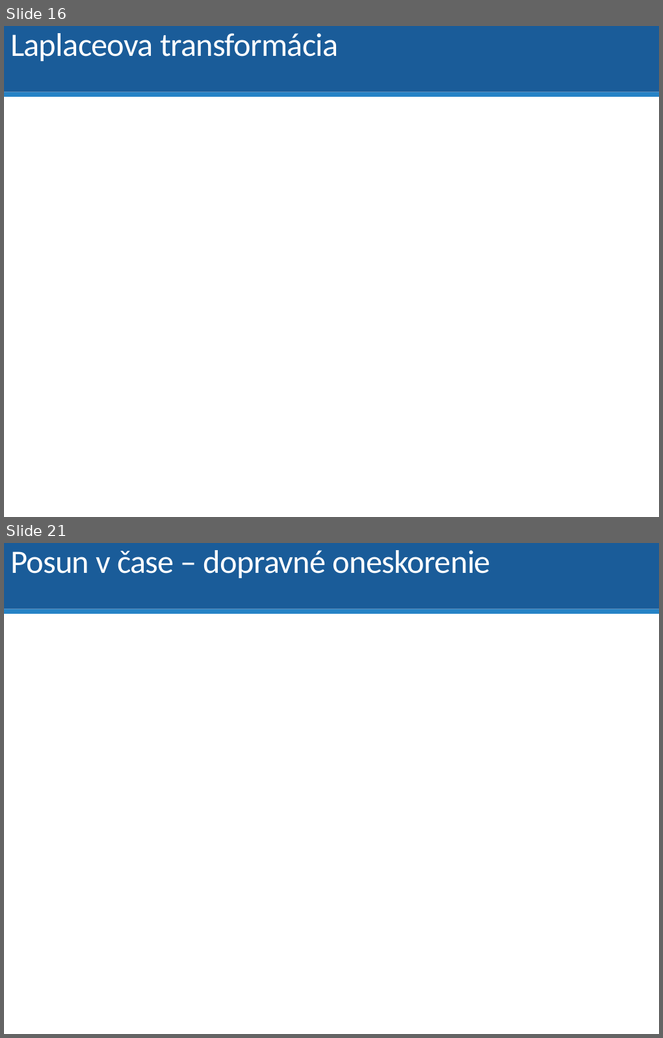
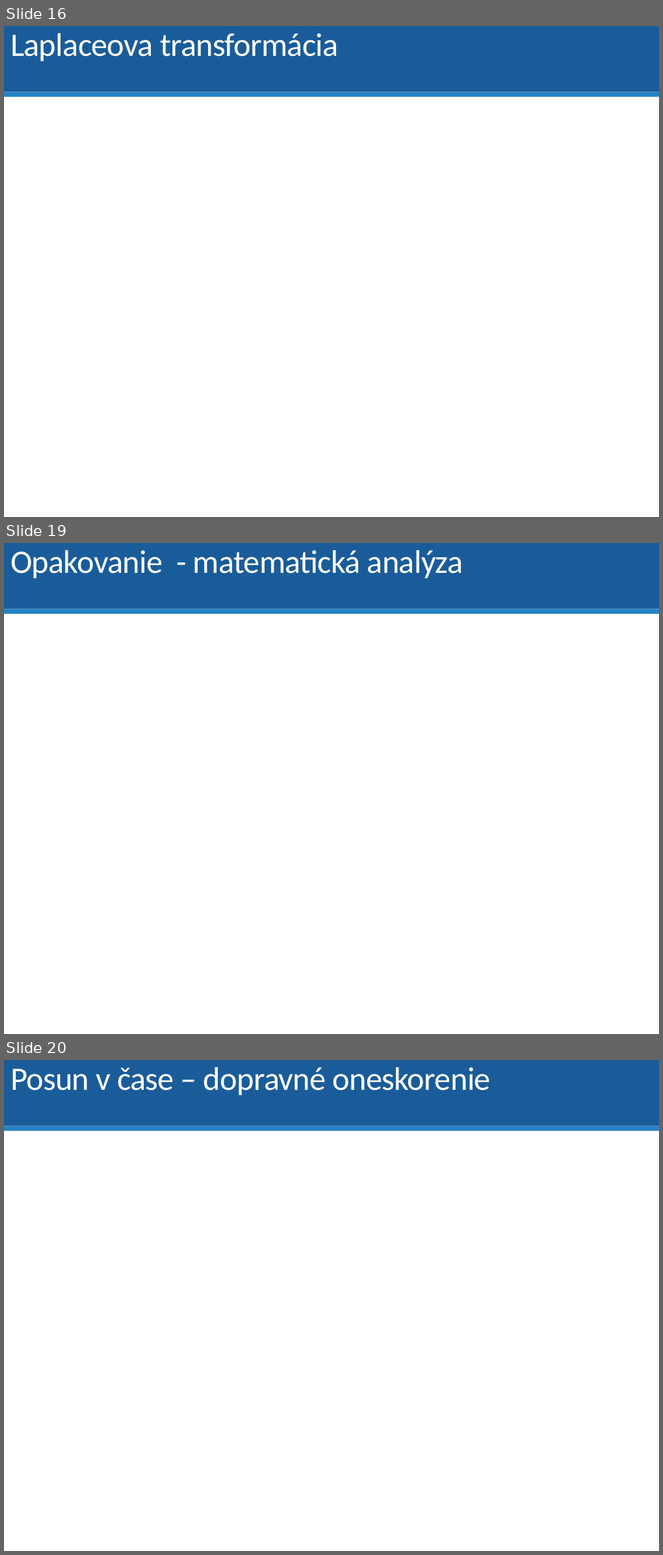
Before and after one commit to dodekm/TeamProjektKybernetika, a slide deck: Nove prednasky/P01_dynamika_dif_rovnice_LPT_prenosova_funkcia_modelovanie.pptx. Shown one above the other, each under a label of ours: slides 16 and 21 before the commit, slides 16, 19 and 20 after it; the slides between them are not shown. The pictures are 663x1038 and 663x1555 pixels, drawn with LibreOffice and Linux fonts; fonts in the diff are those of the drawing; grey boxes stand for pictures. Boxes give left, top, right and bottom in pixels: in the first picture for what was removed or moved away, otherwise in the second. Text is boxed around its words. In the diff, an @@ line names an element or a change of style, - is before the commit and + after.

```diff
--- a/Nove prednasky/P01_dynamika_dif_rovnice_LPT_prenosova_funkcia_modelovanie.pptx
+++ b/Nove prednasky/P01_dynamika_dif_rovnice_LPT_prenosova_funkcia_modelovanie.pptx
@@ slide 19 added at bbox=[4, 543, 659, 1034], background #FFFFFF; not listed: 2 template elements that a slide beside it also shows @@
@@ title added at bbox=[10, 550, 464, 578], 36 pt, text #FFFFFF @@
+Opakovanie - matematická analýza
@@ what was slide 21 is now slide 20 @@
```
Also in this commit, not shown: 1 slide changed, 8 other slides added, 1 slide removed.
